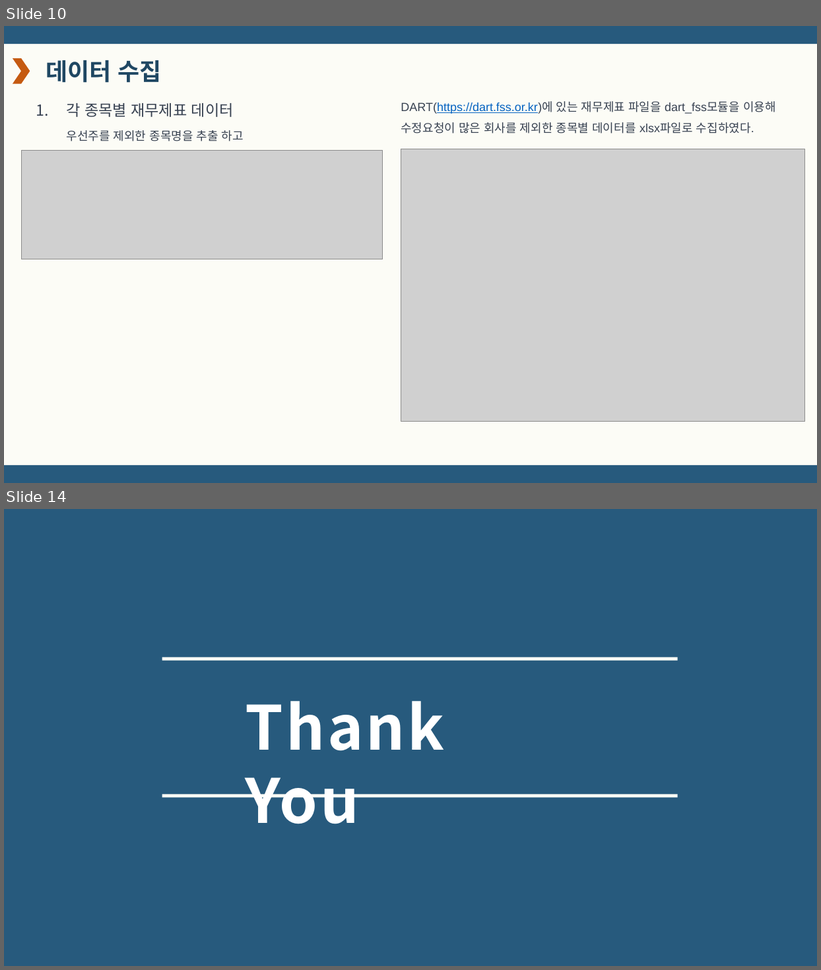
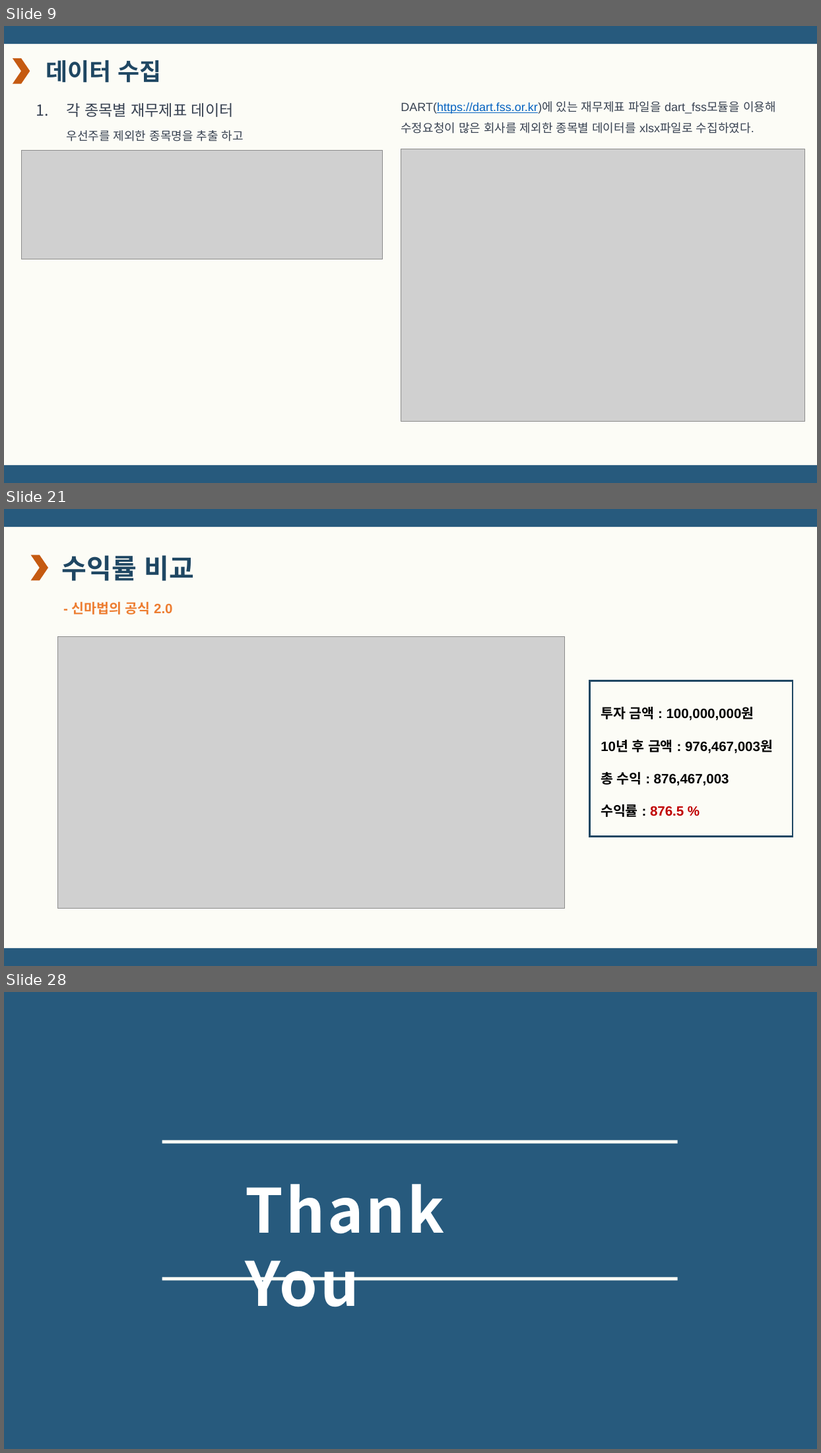
Before and after one commit to doyeon0139/Study, a slide deck: A_project/A조 마법의 공식 뾰로롱.pptx. Shown one above the other, each under a label of ours: slides 10 and 14 before the commit, slides 9, 21 and 28 after it; the slides between them are not shown. The pictures are 821x970 and 821x1453 pixels, drawn with LibreOffice and Linux fonts; fonts in the diff are those of the drawing; grey boxes stand for pictures. Boxes give left, top, right and bottom in pixels: in the first picture for what was removed or moved away, otherwise in the second. Text is boxed around its words. In the diff, an @@ line names an element or a change of style, - is before the commit and + after.

```diff
--- a/A_project/A조 마법의 공식 뾰로롱.pptx
+++ b/A_project/A조 마법의 공식 뾰로롱.pptx
@@ slide 21 added at bbox=[4, 509, 817, 966], background #FCFCF6 @@
@@ rectangle added at bbox=[4, 509, 817, 527], fill #275A7D @@
@@ chevron added at bbox=[31, 555, 48, 580], fill #C55A11 @@
@@ text added at bbox=[62, 555, 194, 581], 32 pt, text #1F4763, bold @@
+수익률 비교
@@ text added at bbox=[72, 601, 172, 615], 16 pt, text #ED7D31, bold @@
+- 신마법의 공식 2.0
@@ picture added at bbox=[57, 636, 565, 909] @@
@@ rectangle added at bbox=[590, 681, 793, 836], outline #1F4763 2.25 pt @@
@@ text added at bbox=[601, 706, 773, 817], 16 pt, text #000000, bold @@
+투자 금액 : 100,000,000원
+10년 후 금액 : 976,467,003원
+총 수익 : 876,467,003
+수익률 : 876.5 %
@@ rectangle added at bbox=[4, 949, 817, 966], fill #275A7D @@
@@ what was slide 10 is now slide 9 @@
@@ what was slide 14 is now slide 28 @@
```
Also in this commit, not shown: 7 slides changed, 16 other slides added, 3 slides removed, 6 other files.
